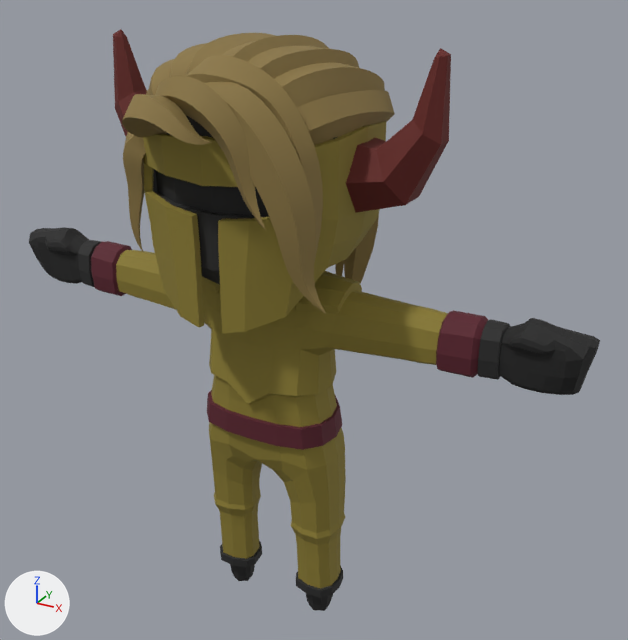
The glTF model public/assets/worldstream/rigged/q-golden-knight-woman.glb as it was, and as the next commit left it.
The view is the same before and after, from a 50 mm lens placed at (1.236, -1.969, 2.05), pointed at (0.089, 0.117, 1.008). Arrows for +X, +Y and +Z are at lower left; the lights stay in place. The first picture is the older version. Where no turn or scale is listed for an object, it has been applied to the vertices. Vertices at exactly the same position are counted once.

Objects in the first picture: 'Body'.
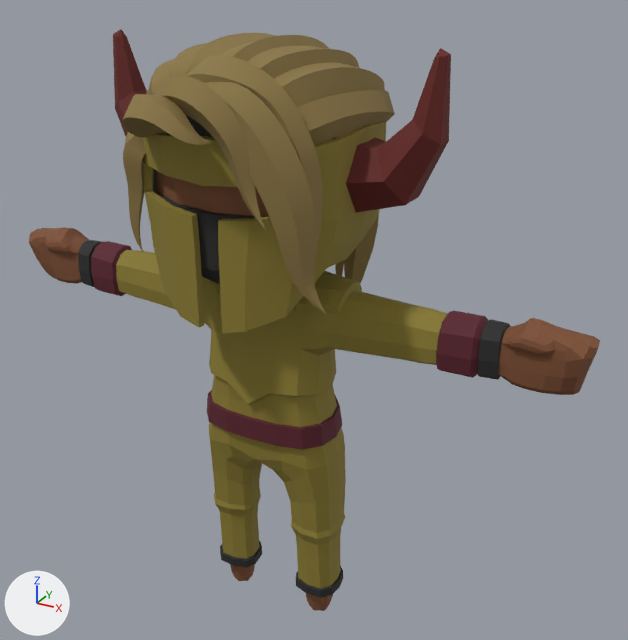
Boxes [x1, y1, x2, y2] around the edits, measured in the pictures (628 x 640 px):
part 1 of me_cube_004, recoloured
    both: [29, 171, 600, 611]

Diff of the bpy script that builds the scene:
```diff
--- a/public/assets/worldstream/rigged/q-golden-knight-woman.glb.py
+++ b/public/assets/worldstream/rigged/q-golden-knight-woman.glb.py
@@ me_cube_004 @@
 me_cube_004.from_pydata(...)  # 3141 vertices, 6224 faces; spans x -0.92..0.92, y -0.44..0.43, z -0.01..1.82
 # used by ob_body; location = (0.0, 0.022, 0.011)
+# me_cube_004 part 1: 756 faces centred in x -0.92..0.92, y -0.26..0.17, z -0.01..1.47 are repainted in the vertex colours; the middle colour goes from black #1f1f1f to brown #7d4e31
 me_cube_004.materials.append(mat_body)
```
